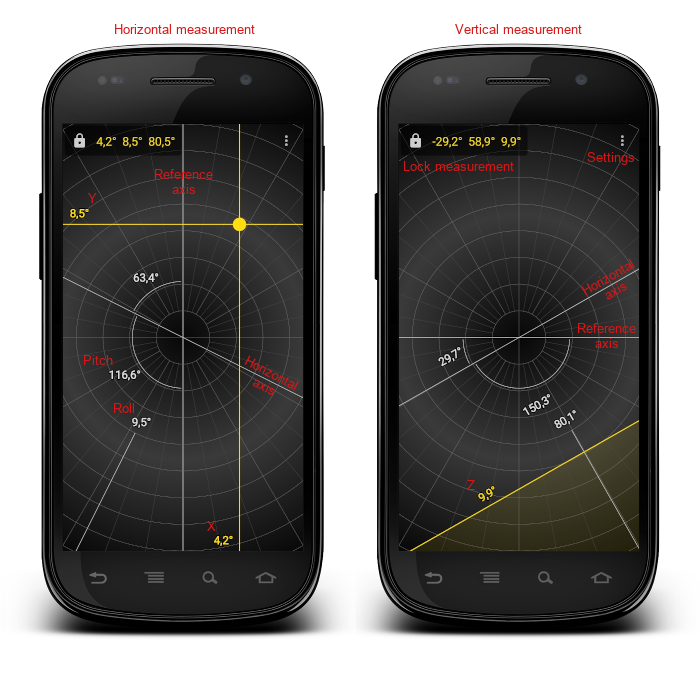
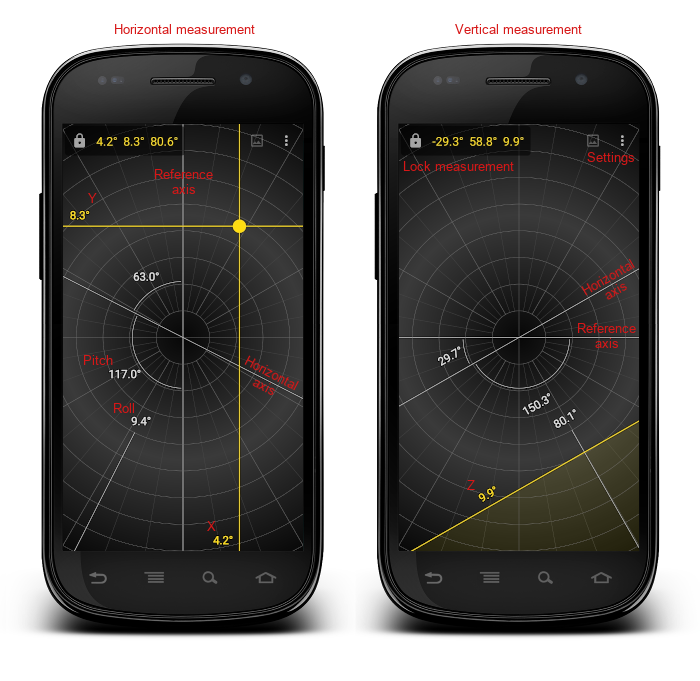
Two versions of the same layered image (700x681). Layer-by-layer changes:
painted on "Image_01.png" over [63, 124, 639, 551]
